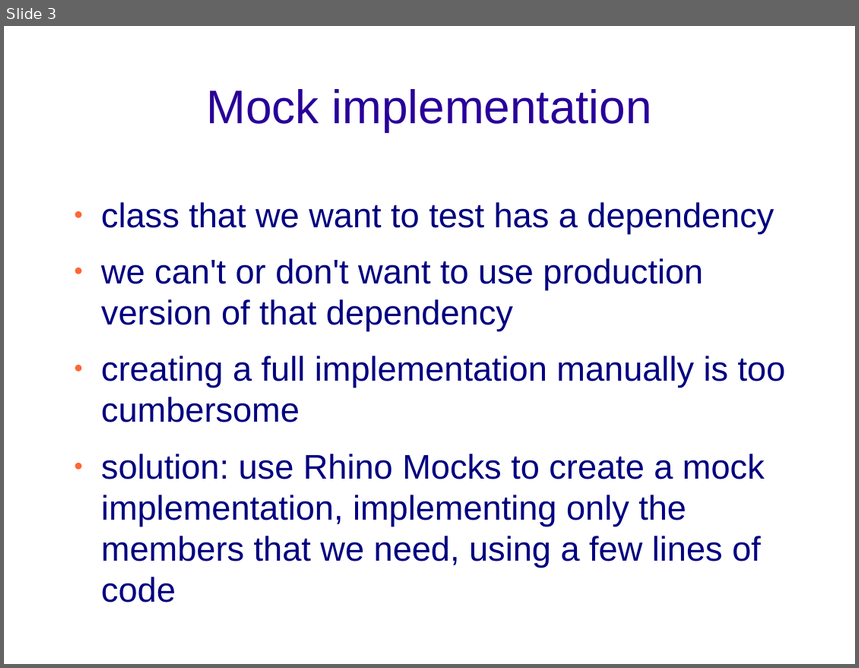
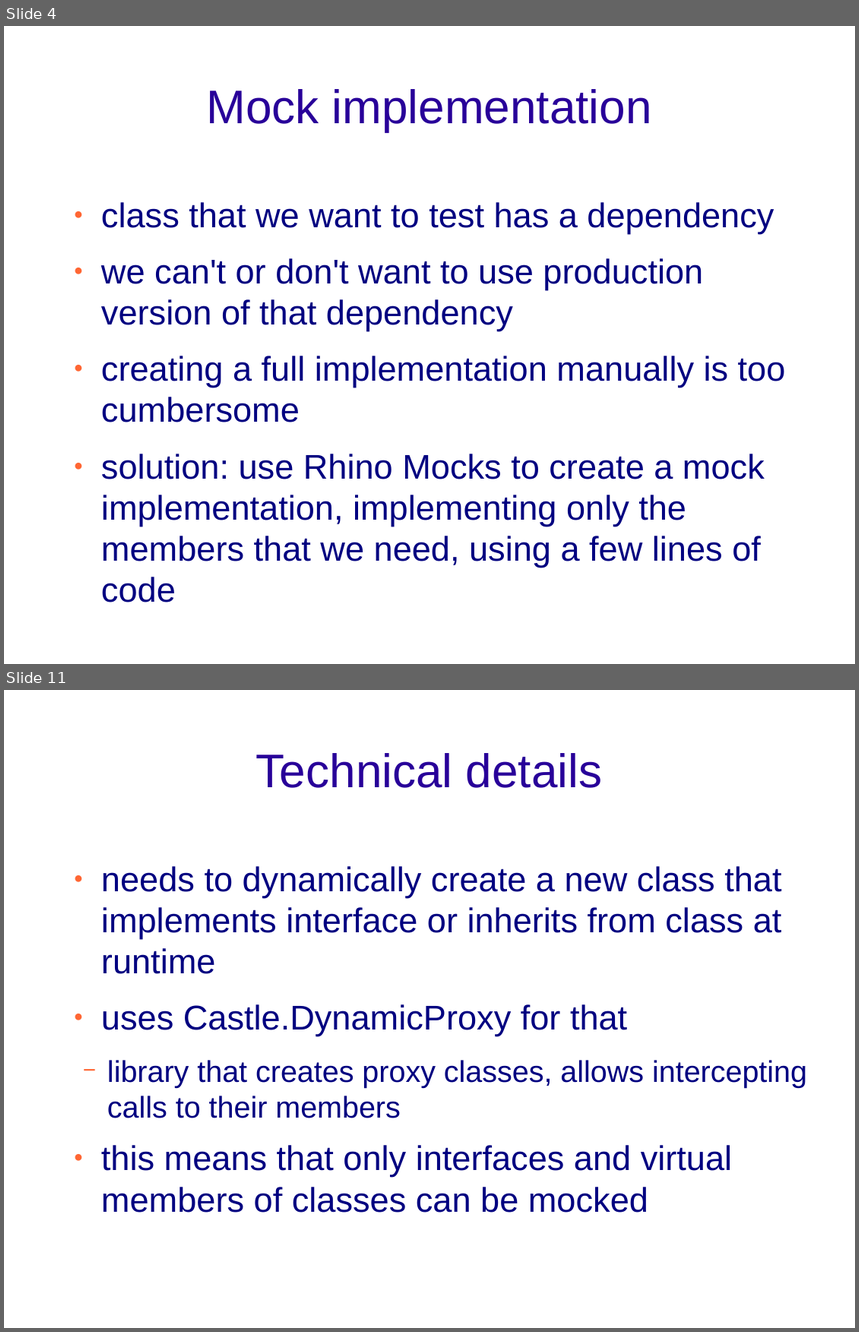
Before and after one commit to svick/Rhino-Mocks-presentation, a slide deck: Rhino Mocks.odp. Shown one above the other, each under a label of ours: slide 3 before the commit, slides 4 and 11 after it; the slides between them are not shown. The pictures are 859x668 and 859x1332 pixels, drawn with LibreOffice and Linux fonts; fonts in the diff are those of the drawing; background and template pictures are left out. Boxes give left, top, right and bottom in pixels: in the first picture for what was removed or moved away, otherwise in the second. Text is boxed around its words. In the diff, an @@ line names an element or a change of style, - is before the commit and + after.

```diff
--- a/Rhino Mocks.odp
+++ b/Rhino Mocks.odp
@@ slide 11 added at (4,690,855,1328), background picture (left out) @@
@@ title added at (256,753,602,788), 44 pt, text #280099 @@
+Technical details
@@ text added at (101,866,807,1213), 32 pt, text #000080 @@
+● needs to dynamically create a new class that implements interface or inherits from class at runtime
+● uses Castle.DynamicProxy for that
+  − library that creates proxy classes, allows intercepting calls to their members
+● this means that only interfaces and virtual members of classes can be mocked
@@ what was slide 3 is now slide 4 @@
```
Also in this commit, not shown: 4 slides changed, 5 other slides added, 1 other file.
